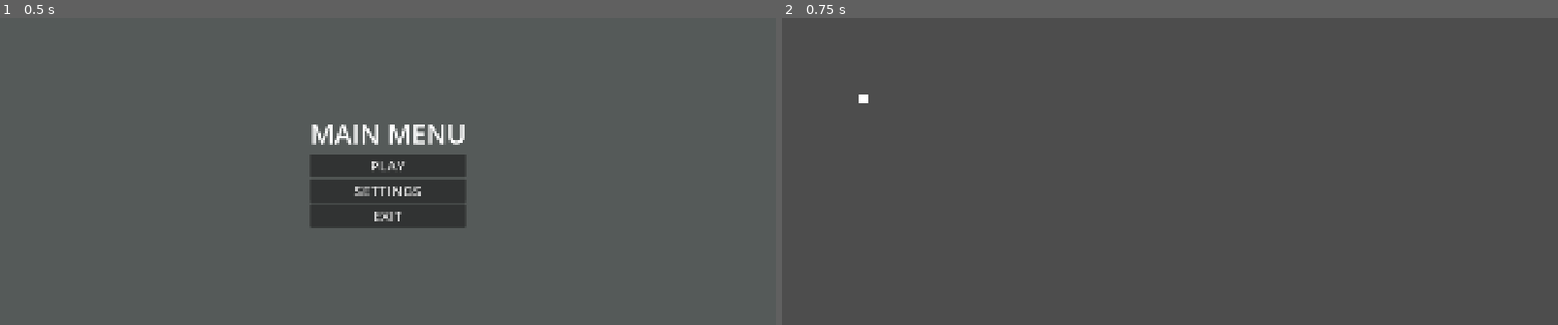
Above: before the commit, frames 1-2 (left to right).
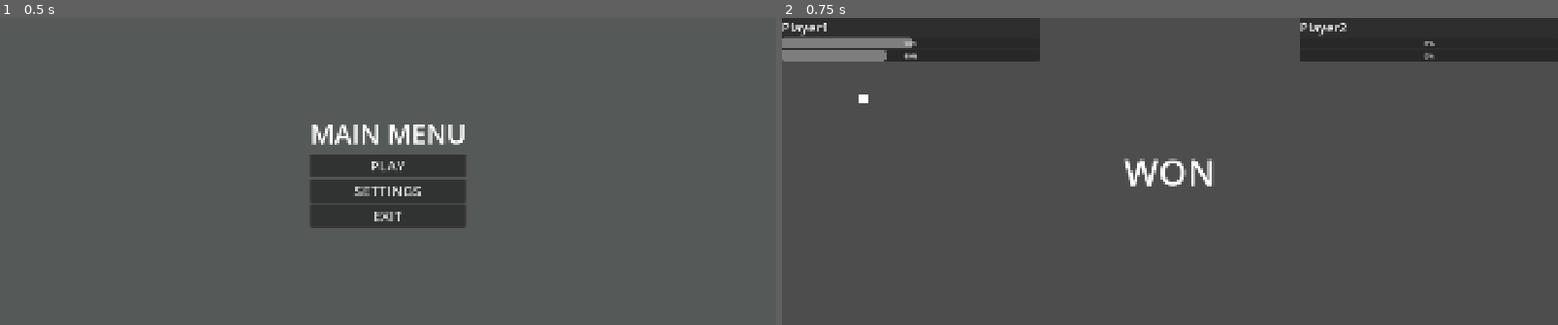
Above: after the commit, the same moments.

Repository: Shinee388/2d-strategy-fighting
Game: Godot game, scene res://game.tscn
The game is run twice, just before and just after one commit, with the same random seed, the same clock (stepped at 60 frames per second) and the same inputs.
Inputs:
- Up to frame 1 (0.5 s): no input
- Up to frame 2 (0.75 s): click "PLAY" at 0.5 s

Frame 1 is identical in both runs. In frame 2, 9.7% of the frame differs, in the area x 0-100%, y 0-55%.

Commit message:
..

Diff:
--- a/arena/Arena.tscn
+++ b/arena/Arena.tscn
@@ -7,6 +7,24 @@
 
 [sub_resource type="BoxMesh" id="BoxMesh_4kxuq"]
 size = Vector3(20, 20, 20)
+
+[sub_resource type="FontVariation" id="FontVariation_r8qnq"]
+
+[sub_resource type="LabelSettings" id="LabelSettings_62yky"]
+font = SubResource("FontVariation_r8qnq")
+font_size = 32
+
+[sub_resource type="FontVariation" id="FontVariation_6vnta"]
+
+[sub_resource type="LabelSettings" id="LabelSettings_qwqyf"]
+font = SubResource("FontVariation_6vnta")
+font_size = 32
+
+[sub_resource type="SystemFont" id="SystemFont_mti6b"]
+
+[sub_resource type="LabelSettings" id="LabelSettings_4kxuq"]
+font = SubResource("SystemFont_mti6b")
+font_size = 90
 
 [node name="Arena" type="Node2D" unique_id=924450325]
 script = ExtResource("1_dk78b")
@@ -30,3 +48,81 @@
 [node name="player2" parent="players" unique_id=509796341 instance=ExtResource("1_80nbo")]
 player_id = 2
 max_health = 100.0
+
+[node name="HUD" type="CanvasLayer" parent="." unique_id=595128858]
+
+[node name="ArenaHUD" type="Control" parent="HUD" unique_id=1756153598]
+layout_mode = 3
+anchors_preset = 15
+anchor_right = 1.0
+anchor_bottom = 1.0
+grow_horizontal = 2
+grow_vertical = 2
+
+[node name="TopContainer" type="MarginContainer" parent="HUD/ArenaHUD" unique_id=409783039]
+layout_mode = 1
+anchors_preset = 10
+anchor_right = 1.0
+offset_bottom = 85.0
+grow_horizontal = 2
+
+[node name="HBoxContainer" type="HBoxContainer" parent="HUD/ArenaHUD/TopContainer" unique_id=1444308690]
+layout_mode = 2
+
+[node name="Player1" type="PanelContainer" parent="HUD/ArenaHUD/TopContainer/HBoxContainer" unique_id=410936017]
+layout_mode = 2
+size_flags_horizontal = 3
+
+[node name="VBoxContainer" type="VBoxContainer" parent="HUD/ArenaHUD/TopContainer/HBoxContainer/Player1" unique_id=1384455392]
+layout_mode = 2
+
+[node name="playerName" type="Label" parent="HUD/ArenaHUD/TopContainer/HBoxContainer/Player1/VBoxContainer" unique_id=1064466473]
+layout_mode = 2
+text = "Player1"
+label_settings = SubResource("LabelSettings_62yky")
+
+[node name="HPBar" type="ProgressBar" parent="HUD/ArenaHUD/TopContainer/HBoxContainer/Player1/VBoxContainer" unique_id=291436780]
+layout_mode = 2
+value = 50.0
+
+[node name="MPBar" type="ProgressBar" parent="HUD/ArenaHUD/TopContainer/HBoxContainer/Player1/VBoxContainer" unique_id=82305189]
+layout_mode = 2
+value = 40.0
+
+[node name="MatchInfo" type="VBoxContainer" parent="HUD/ArenaHUD/TopContainer/HBoxContainer" unique_id=705498911]
+layout_mode = 2
+size_flags_horizontal = 3
+
+[node name="Player2" type="PanelContainer" parent="HUD/ArenaHUD/TopContainer/HBoxContainer" unique_id=742028916]
+layout_mode = 2
+size_flags_horizontal = 3
+
+[node name="VBoxContainer" type="VBoxContainer" parent="HUD/ArenaHUD/TopContainer/HBoxContainer/Player2" unique_id=1025912827]
+layout_mode = 2
+
+[node name="PlayerName" type="Label" parent="HUD/ArenaHUD/TopContainer/HBoxContainer/Player2/VBoxContainer" unique_id=168216002]
+layout_mode = 2
+text = "Player2"
+label_settings = SubResource("LabelSettings_qwqyf")
+
+[node name="HPBar" type="ProgressBar" parent="HUD/ArenaHUD/TopContainer/HBoxContainer/Player2/VBoxContainer" unique_id=1541998300]
+layout_mode = 2
+
+[node name="MPBar" type="ProgressBar" parent="HUD/ArenaHUD/TopContainer/HBoxContainer/Player2/VBoxContainer" unique_id=2040994717]
+layout_mode = 2
+
+[node name="Match" type="Label" parent="HUD/ArenaHUD" unique_id=392500881]
+layout_mode = 1
+anchors_preset = 8
+anchor_left = 0.5
+anchor_top = 0.5
+anchor_right = 0.5
+anchor_bottom = 0.5
+offset_left = -20.0
+offset_top = -11.5
+offset_right = 20.0
+offset_bottom = 11.5
+grow_horizontal = 2
+grow_vertical = 2
+text = "WON"
+label_settings = SubResource("LabelSettings_4kxuq")
--- a/arena/arena.gd
+++ b/arena/arena.gd
@@ -1,11 +1,20 @@
 extends Node2D
 
 signal match_finished(winner_id: int)  # 0 = tentsuu (draw)
+
+const MANA_PICKUP_SCENE := preload("res://arena/mana_pickup.tscn")
 
 const PLAYER_COLORS := {1: Color.WHITE, 2: Color(0.55, 0.75, 1.0)}
 const INTRO_TIME: float = 1.2
 const FIGHT_TEXT_TIME: float = 0.6
 const END_DELAY: float = 2.0
+
+# --- Mana spawn tokhirgoo ---
+@export var mana_amount: float = 25.0           # neg mana-iin sergeekh khemjee
+@export var mana_spawn_interval: float = 4.0    # sekund buriin spawn
+@export var mana_max_on_field: int = 3          # nug tsagt maksimum too
+@export var mana_lifetime: float = 10.0         # ustakh khugatsaa (0 = ustakhgui)
+@export var mana_spawn_area: Rect2 = Rect2(300, 140, 1320, 480)  # map-iinkhaa khemjeend tokhiruul
 
 @onready var players: Node = $players
 @onready var map: Node = get_node_or_null("map")   # Marker2D: SpawnP1, SpawnP2 (zaaval bish)
@@ -17,6 +26,7 @@
 var _loadouts: Dictionary = {}
 var _series: Dictionary = {}
 var _resolving: bool = false
+var _mana_timer: Timer
 
 
 # game.gd scene-ee nemekhees omno duudna
@@ -50,6 +60,12 @@
 				func(current: float, _max_hp: float) -> void:
 					print("P%d HP: %d" % [id, current]))
 
+	_mana_timer = Timer.new()
+	_mana_timer.wait_time = mana_spawn_interval
+	_mana_timer.process_callback = Timer.TIMER_PROCESS_PHYSICS
+	_mana_timer.timeout.connect(_spawn_mana)
+	add_child(_mana_timer)
+
 	_run_intro()
 
 
@@ -80,10 +96,52 @@
 	_hud(&"show_message", ["FIGHT!"])
 	for fighter: Fighter in fighters.values():
 		fighter.fighting = true
+	_mana_timer.start()
 	await _wait(FIGHT_TEXT_TIME)
 	if not _resolving:
 		_hud(&"clear_message")
 
+
+# ---------------- Mana spawn ----------------
+
+func _spawn_mana() -> void:
+	if _resolving:
+		return
+	if get_tree().get_nodes_in_group("mana_pickups").size() >= mana_max_on_field:
+		return
+
+	var pos: Variant = _find_free_position()
+	if pos == null:
+		return
+
+	var pickup: ManaPickup = MANA_PICKUP_SCENE.instantiate()
+	pickup.amount = mana_amount
+	pickup.lifetime = mana_lifetime
+	add_child(pickup)
+	pickup.global_position = pos
+
+
+# Khana, tosgon, toglogch deer tuurakhgui chuluutei tsegiig 12 udaa sorino
+func _find_free_position() -> Variant:
+	var space := get_world_2d().direct_space_state
+	var circle := CircleShape2D.new()
+	circle.radius = 24.0
+	var query := PhysicsShapeQueryParameters2D.new()
+	query.shape = circle
+	query.collide_with_bodies = true
+	query.collide_with_areas = false
+
+	for i in 12:
+		var p := Vector2(
+			randf_range(mana_spawn_area.position.x, mana_spawn_area.end.x),
+			randf_range(mana_spawn_area.position.y, mana_spawn_area.end.y))
+		query.transform = Transform2D(0.0, p)
+		if space.intersect_shape(query, 1).is_empty():
+			return p
+	return null
+
+
+# ---------------- Match duusakh ----------------
 
 func _on_fighter_died(_player_id: int) -> void:
 	if _resolving:
@@ -94,9 +152,12 @@
 
 
 func _resolve_match() -> void:
+	_mana_timer.stop()
 	for fighter: Fighter in fighters.values():
 		fighter.fighting = false
 	for node in get_tree().get_nodes_in_group("projectiles"):
+		node.queue_free()
+	for node in get_tree().get_nodes_in_group("mana_pickups"):
 		node.queue_free()
 
 	var winner_id := 0
--- /dev/null
+++ b/arena/mana_pickup.gd
@@ -0,0 +1,52 @@
+class_name ManaPickup
+extends Area2D
+
+@export var amount: float = 25.0
+@export var lifetime: float = 10.0  # 0 = ustakhgui
+@export var radius: float = 14.0
+
+var _age: float = 0.0
+
+
+func _ready() -> void:
+	add_to_group("mana_pickups")
+	# Editor deer CollisionShape2D nemeegui bol code-oor uusgene
+	var has_shape := false
+	for child in get_children():
+		if child is CollisionShape2D:
+			has_shape = true
+	if not has_shape:
+		var shape := CircleShape2D.new()
+		shape.radius = radius
+		var col := CollisionShape2D.new()
+		col.shape = shape
+		add_child(col)
+
+
+func _draw() -> void:
+	draw_circle(Vector2.ZERO, radius, Color(0.25, 0.55, 1.0, 0.9))
+	draw_circle(Vector2.ZERO, radius * 0.55, Color(0.75, 0.92, 1.0))
+	draw_arc(Vector2.ZERO, radius, 0.0, TAU, 32, Color.WHITE, 2.0)
+
+
+func _process(delta: float) -> void:
+	_age += delta
+	scale = Vector2.ONE * (1.0 + 0.1 * sin(_age * 6.0))
+	if lifetime > 0.0:
+		if _age >= lifetime:
+			queue_free()
+		elif _age > lifetime - 2.0:
+			modulate.a = 0.5 + 0.5 * sin(_age * 16.0)  # ustakhaas omno anivchina
+
+
+# Body-iin dotor ni zogsokhod ch tsugluulna (body_entered-ees nailtai)
+func _physics_process(_delta: float) -> void:
+	for body in get_overlapping_bodies():
+		var fighter := body as Fighter
+		if fighter == null or not fighter.alive or not fighter.fighting:
+			continue
+		if fighter.mana >= fighter.max_mana:
+			continue  # mana dugui bol avakhgui, daraa ni avakhaar uldene
+		fighter.restore_mana(amount)
+		queue_free()
+		return
--- /dev/null
+++ b/arena/mana_pickup.tscn
@@ -0,0 +1,16 @@
+[gd_scene format=3 uid="uid://i6u14mgykysh"]
+
+[sub_resource type="SphereMesh" id="SphereMesh_4kxuq"]
+radius = 10.0
+height = 20.0
+
+[sub_resource type="CircleShape2D" id="CircleShape2D_mti6b"]
+
+[node name="mana_pickup" type="Area2D" unique_id=747384658]
+
+[node name="MeshInstance2D" type="MeshInstance2D" parent="." unique_id=1012991361]
+modulate = Color(0.2, 0.87058824, 1, 1)
+mesh = SubResource("SphereMesh_4kxuq")
+
+[node name="CollisionShape2D" type="CollisionShape2D" parent="." unique_id=1413927236]
+shape = SubResource("CircleShape2D_mti6b")
--- a/fighter/fighter.gd
+++ b/fighter/fighter.gd
@@ -12,7 +12,6 @@
 @export var friction: float = 1000.0
 @export var max_health: float = 100.0
 @export var max_mana: float = 100.0
-@export var mana_regen: float = 8.0  # sekund buriin sergeeh mana
 
 const SLOT_NAMES: Array[String] = ["style", "skill1", "skill2", "skill3", "mobility"]
 
@@ -104,14 +103,6 @@
 	mana_changed.emit(mana, max_mana)
 	return true
 
-
-func _regen_mana(delta: float) -> void:
-	if mana >= max_mana:
-		return
-	mana = minf(mana + mana_regen * delta, max_mana)
-	mana_changed.emit(mana, max_mana)
-
-
 func _die() -> void:
 	alive = false
 	fighting = false
@@ -133,8 +124,6 @@
 		velocity = Vector2.ZERO
 		move_and_slide()
 		return
-
-	_regen_mana(delta)
 
 	# Skill khiij bui uyd zuvkhun skill-iin lunge-aar khodolno
 	var active := _active_skill()
@@ -174,3 +163,7 @@
 		not_enough_mana.emit(slot_name)
 		return
 	skill.use(last_direction)
+
+func restore_mana(amount: float) -> void:
+	mana = minf(mana + amount, max_mana)
+	mana_changed.emit(mana, max_mana)
Not shown, added: arena/mana_pickup.gd.uid
